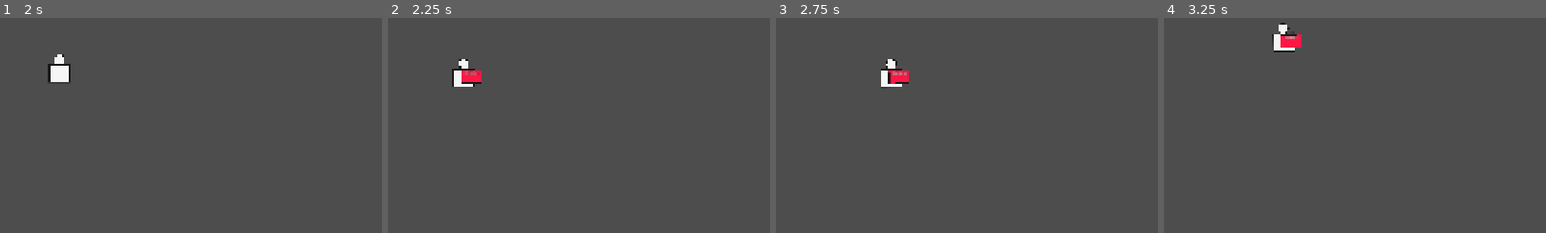
Above: before the commit, frames 1-4 (left to right).
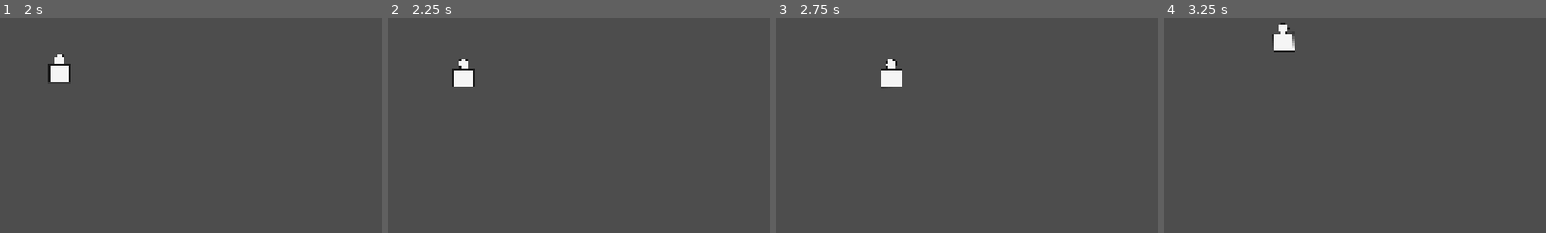
Above: after the commit, the same moments.

Repository: ILoharces/Keish
Game: Godot game, scene res://Scenes/actors/player.tscn
Two runs of this game, one before a commit and one after it. Both use one fixed random seed, a clock stepped at 60 frames per second and the inputs below. This scene is started directly instead of the project's main scene.
Inputs (mouse positions are % of the whole screen's width and height, from its top left):
- Up to frame 1 (2 s): tap Enter (ui_accept) at 0.5 s; move the mouse to (72, 45) at 0.52 s; hold D (move_right) 0.53-1.28 s; click (72, 45) at 0.6 s; tap Tab (trapulator) at 0.77, 1.52 s; move the mouse to (30, 55) at 1.27 s; hold S (move_down) from 1.28 s (still down); tap E (interact) at 1.35 s; click (30, 55) at 1.42 s
- Up to frame 2 (2.25 s): move the mouse to (60, 28) at 2.02 s; release S (move_down) at 2.03 s; hold D (move_right) from 2.03 s (still down); hold R (next_trap) from 2.03 s (still down); click (60, 28) at 2.17 s
- Up to frame 3 (2.75 s): keep holding D (move_right); keep holding R (next_trap)
- Up to frame 4 (3.25 s): move the mouse to (45, 70) at 2.77 s; release D (move_right) at 2.78 s; release R (next_trap) at 2.78 s; hold W (move_up) from 2.78 s (still down); tap Q (place_trap) at 2.85 s; click (45, 70) at 2.92 s; tap Tab (trapulator) at 3.02 s
The pictures show only the part of the screen within x 0-50%, y 0-50%; the shares and areas given below are measured in that part.

Frame 1 is identical in both runs. In frame 2, 0.3% of the frame differs, in the area x 19-25%, y 24-31%; in frame 3, 0.3%, in the area x 29-35%, y 24-31%; in frame 4, 0.3%.
Error after the commit: Parse Error: Cannot find member "TIMED_BOMB" in base "item_db.gd.TrapId". (res://Scripts/world/furniture.gd:162)

Commit message:
Actualizadas referencias de PLAYER y AI a PLAYER 1 y 2

Diff:
--- a/Scenes/actors/player.tscn
+++ b/Scenes/actors/player.tscn
@@ -1,6 +1,6 @@
-[gd_scene load_steps=2 format=3]
+[gd_scene format=3]
 
-[ext_resource type="Script" path="res://Scripts/actors/player.gd" id="1_player"]
+[ext_resource type="Script" uid="uid://b4x76y0amy1qi" path="res://Scripts/actors/player1.gd" id="1_player"]
 
 [node name="Player" type="CharacterBody2D"]
 script = ExtResource("1_player")
--- a/Scripts/actors/ai_spy.gd
+++ b/Scripts/actors/ai_spy.gd
@@ -22,7 +22,7 @@
 
 
 func _ready() -> void:
-	spy_id = ItemDB.SpyId.AI
+	spy_id = ItemDB.SpyId.PLAYER2
 	super._ready()
 	add_to_group("ai_spy")
 	search_finished.connect(_on_search_finished)
--- a/Scripts/actors/player.gd
+++ b/Scripts/actors/player1.gd
@@ -7,8 +7,8 @@
 
 
 func _ready() -> void:
-	if spy_id != ItemDB.SpyId.AI:
-		spy_id = ItemDB.SpyId.PLAYER
+	if spy_id != ItemDB.SpyId.PLAYER2:
+		spy_id = ItemDB.SpyId.PLAYER1
 	super._ready()
 	add_to_group("player")
 
--- a/Scripts/actors/player2.gd
+++ b/Scripts/actors/player2.gd
@@ -10,7 +10,7 @@
 
 
 func get_aim_controller_spy_id() -> int:
-	return ItemDB.SpyId.AI
+	return ItemDB.SpyId.PLAYER2
 
 
 func _get_fire_action() -> String:
--- a/Scripts/autoload/game_state.gd
+++ b/Scripts/autoload/game_state.gd
@@ -75,7 +75,7 @@
 	_cancel_all_respawns()
 	running = true
 	map_overlay_open = false
-	var spy_ids: Array[int] = [ItemDB.SpyId.PLAYER, ItemDB.SpyId.AI]
+	var spy_ids: Array[int] = [ItemDB.SpyId.PLAYER1, ItemDB.SpyId.PLAYER2]
 	var duration: float = match_config.match_duration
 	for spy_id: int in spy_ids:
 		time_left_by_spy[spy_id] = duration
@@ -137,7 +137,7 @@
 func notify_spy_died(victim_id: int, killer_id: int, trap_id: int, weapon_id: StringName) -> void:
 	if not running:
 		return
-	if killer_id == ItemDB.SpyId.PLAYER or killer_id == ItemDB.SpyId.AI:
+	if killer_id == ItemDB.SpyId.PLAYER1 or killer_id == ItemDB.SpyId.PLAYER2:
 		consecutive_deaths_without_kill[killer_id] = 0
 	elimination_trap_id = trap_id
 	elimination_killer_id = killer_id
--- a/Scripts/autoload/item_db.gd
+++ b/Scripts/autoload/item_db.gd
@@ -3,11 +3,11 @@
 # Base de datos estática del juego: items, trampas, contramedidas y muebles.
 # Se accede como singleton (autoload ItemDB).
 
-enum ItemId { SUITCASE, KEY, MONEY, PASSPORT, MICROFILM }
-enum TrapId { BOMB, SPRING, WATER_BUCKET, GUN_STRING, TIMED_BOMB }
-enum CounterId { WIRE_CUTTERS, WRENCH, UMBRELLA, TONGS, GAS_MASK }
+enum ItemId { SUITCASE, KEY, MONEY, PASSPORT}
+enum TrapId { BOMB}
+enum CounterId { WIRE_CUTTERS }
 enum FurnitureKind { PAINTING, BOOKSHELF, ARMCHAIR, DRAWERS, PLANT, LAMP, CLOCK, TABLE, WEAPON_BOX }
-enum SpyId { PLAYER, AI }
+enum SpyId { PLAYER1, PLAYER2 }
 
 const ITEM_COUNT: int = 5
 const TRAP_COUNT: int = 5
@@ -20,10 +20,6 @@
 # Cada trampa se neutraliza con una contramedida concreta segun la guia clasica.
 const TRAP_TO_COUNTER: Dictionary = {
 	TrapId.BOMB: CounterId.WIRE_CUTTERS,
-	TrapId.SPRING: CounterId.WRENCH,
-	TrapId.WATER_BUCKET: CounterId.UMBRELLA,
-	TrapId.GUN_STRING: CounterId.TONGS,
-	TrapId.TIMED_BOMB: CounterId.GAS_MASK,
 }
 
 # Colores placeholder para todos los elementos visuales
@@ -32,7 +28,6 @@
 	ItemId.KEY: Color("#ffeb3b"),
 	ItemId.MONEY: Color("#43a047"),
 	ItemId.PASSPORT: Color("#1565c0"),
-	ItemId.MICROFILM: Color("#c62828"),
 }
 
 const ITEM_NAMES: Dictionary = {
@@ -40,40 +35,23 @@
 	ItemId.KEY: "Llave",
 	ItemId.MONEY: "Dinero",
 	ItemId.PASSPORT: "Pasaporte",
-	ItemId.MICROFILM: "Microfilm",
 }
 
 const TRAP_COLORS: Dictionary = {
 	TrapId.BOMB: Color("#ff1744"),
-	TrapId.SPRING: Color("#eeeeee"),
-	TrapId.WATER_BUCKET: Color("#4fc3f7"),
-	TrapId.GUN_STRING: Color("#9e9e9e"),
-	TrapId.TIMED_BOMB: Color("#ff9100"),
 }
 
 const TRAP_NAMES: Dictionary = {
 	TrapId.BOMB: "Bomba",
-	TrapId.SPRING: "Resorte",
-	TrapId.WATER_BUCKET: "Cubo agua",
-	TrapId.GUN_STRING: "Pistola-cuerda",
-	TrapId.TIMED_BOMB: "Bomba temporizada",
 }
 
 # Etiquetas cortas para el placeholder en mano del jugador.
 const TRAP_HOLD_LABELS: Dictionary = {
 	TrapId.BOMB: "Bomba",
-	TrapId.SPRING: "Resorte",
-	TrapId.WATER_BUCKET: "Cubo",
-	TrapId.GUN_STRING: "P.cuerda",
-	TrapId.TIMED_BOMB: "T-Bomba",
 }
 
 const COUNTER_NAMES: Dictionary = {
 	CounterId.WIRE_CUTTERS: "Cortacables",
-	CounterId.WRENCH: "Llave inglesa",
-	CounterId.UMBRELLA: "Paraguas",
-	CounterId.TONGS: "Pinzas",
-	CounterId.GAS_MASK: "Mascara gas",
 }
 
 const FURNITURE_NAMES: Dictionary = {
@@ -101,8 +79,8 @@
 }
 
 const SPY_COLORS: Dictionary = {
-	SpyId.PLAYER: Color("#f5f5f5"),
-	SpyId.AI: Color("#1a1a1a"),
+	SpyId.PLAYER1: Color("#f5f5f5"),
+	SpyId.PLAYER2: Color("#1a1a1a"),
 }
 
 const COLOR_FLOOR: Color = Color("#9a92ae")
@@ -128,7 +106,6 @@
 		ItemId.KEY,
 		ItemId.MONEY,
 		ItemId.PASSPORT,
-		ItemId.MICROFILM,
 	]
 	return arr
 
@@ -136,10 +113,6 @@
 func get_all_traps() -> Array[int]:
 	var arr: Array[int] = [
 		TrapId.BOMB,
-		TrapId.SPRING,
-		TrapId.WATER_BUCKET,
-		TrapId.GUN_STRING,
-		TrapId.TIMED_BOMB,
 	]
 	return arr
 
@@ -147,10 +120,6 @@
 func get_all_counters() -> Array[int]:
 	var arr: Array[int] = [
 		CounterId.WIRE_CUTTERS,
-		CounterId.WRENCH,
-		CounterId.UMBRELLA,
-		CounterId.TONGS,
-		CounterId.GAS_MASK,
 	]
 	return arr
 
--- a/Scripts/combat/aim_controller.gd
+++ b/Scripts/combat/aim_controller.gd
@@ -30,9 +30,9 @@
 func _init(p_spy_id: int, p_uses_mouse: bool) -> void:
 	spy_id = p_spy_id
 	uses_mouse = p_uses_mouse
-	var player_index: int = 0 if spy_id == ItemDB.SpyId.PLAYER else 1
+	var player_index: int = 0 if spy_id == ItemDB.SpyId.PLAYER1 else 1
 	aim_mode = GameSettings.get_gamepad_aim_mode(player_index) as AimMode
-	if spy_id == ItemDB.SpyId.PLAYER:
+	if spy_id == ItemDB.SpyId.PLAYER1:
 		_aim_left_action = "aim_left"
 		_aim_right_action = "aim_right"
 		_aim_up_action = "aim_up"
@@ -95,7 +95,7 @@
 	if clamped_pos != screen_pos:
 		screen_pos = clamped_pos
 		aim_changed.emit(screen_pos)
-	var player_index: int = 0 if spy_id == ItemDB.SpyId.PLAYER else 1
+	var player_index: int = 0 if spy_id == ItemDB.SpyId.PLAYER1 else 1
 	_gamepad_device = InputBindings.get_gamepad_device_for_player(player_index)
 	if uses_mouse and viewport != null:
 		var next_pos: Vector2 = _clamp_to_bounds(viewport.get_mouse_position(), bounds)
@@ -119,7 +119,7 @@
 		return
 	if not Input.is_action_just_pressed(_aim_mode_toggle_action):
 		return
-	var player_index: int = 0 if spy_id == ItemDB.SpyId.PLAYER else 1
+	var player_index: int = 0 if spy_id == ItemDB.SpyId.PLAYER1 else 1
 	if aim_mode == AimMode.VIRTUAL_CURSOR:
 		aim_mode = AimMode.ORBIT
 		_sync_orbit_dir_from_screen(spy, resolver)
--- a/Scripts/combat/aim_resolver.gd
+++ b/Scripts/combat/aim_resolver.gd
@@ -67,7 +67,7 @@
 	var in_bottom: bool = bottom_rect.has_point(screen_pos)
 	if not in_player and not in_bottom:
 		return result
-	var is_player_attacker: bool = attacker.spy_id == ItemDB.SpyId.PLAYER
+	var is_player_attacker: bool = attacker.spy_id == ItemDB.SpyId.PLAYER1
 	var own_rect: Rect2 = player_rect if is_player_attacker else bottom_rect
 	var opp_rect: Rect2 = bottom_rect if is_player_attacker else player_rect
 	var own_view: SubViewportContainer = _views.player_view if is_player_attacker else _views.ai_view
--- a/Scripts/combat/weapon_executor.gd
+++ b/Scripts/combat/weapon_executor.gd
@@ -139,7 +139,7 @@
 		node = node.get_parent()
 	if mansion == null:
 		return null
-	if attacker.spy_id == ItemDB.SpyId.PLAYER:
+	if attacker.spy_id == ItemDB.SpyId.PLAYER1:
 		return mansion.get_bottom_spy()
 	return mansion.player
 
--- a/Scripts/core/main.gd
+++ b/Scripts/core/main.gd
@@ -129,13 +129,13 @@
 	var p1_uses_mouse: bool = (
 		InputBindings.get_control_mode(0) == InputBindings.PlayerControlMode.KEYBOARD_MOUSE
 	)
-	var p1_controller: AimController = AimController.new(ItemDB.SpyId.PLAYER, p1_uses_mouse)
+	var p1_controller: AimController = AimController.new(ItemDB.SpyId.PLAYER1, p1_uses_mouse)
 	p1_controller.initialize_at(game_views.get_player_view_global_rect().get_center())
-	_aim_controllers[ItemDB.SpyId.PLAYER] = p1_controller
+	_aim_controllers[ItemDB.SpyId.PLAYER1] = p1_controller
 	if bottom_spy != null and bottom_spy != mansion.player:
-		var p2_controller: AimController = AimController.new(ItemDB.SpyId.AI, false)
+		var p2_controller: AimController = AimController.new(ItemDB.SpyId.PLAYER2, false)
 		p2_controller.initialize_at(game_views.get_ai_view_global_rect().get_center())
-		_aim_controllers[ItemDB.SpyId.AI] = p2_controller
+		_aim_controllers[ItemDB.SpyId.PLAYER2] = p2_controller
 	_aim_cursor.setup(_aim_controllers, _aim_resolver)
 	_orbital_laser = OrbitalLaserOverlay.new()
 	game_root.add_child(_orbital_laser)
@@ -179,7 +179,7 @@
 	var controller: AimController = get_aim_controller(controller_key)
 	if controller == null:
 		return
-	var player_index: int = 0 if spy.spy_id == ItemDB.SpyId.PLAYER else 1
+	var player_index: int = 0 if spy.spy_id == ItemDB.SpyId.PLAYER1 else 1
 	controller.sync_aim_mode_from_settings(player_index)
 
 
@@ -222,8 +222,8 @@
 
 func _aim_controller_key_for_spy(spy: SpyBase) -> int:
 	if mansion != null and spy == mansion.player:
-		return ItemDB.SpyId.PLAYER
-	return ItemDB.SpyId.AI
+		return ItemDB.SpyId.PLAYER1
+	return ItemDB.SpyId.PLAYER2
 
 
 func _on_spy_weapon_changed(weapon_id: StringName, spy: SpyBase, controller_key: int) -> void:
@@ -235,7 +235,7 @@
 func snap_orbital_aim(controller_key: int) -> void:
 	var controller: AimController = _aim_controllers.get(controller_key) as AimController
 	if controller != null:
-		var player_index: int = 0 if controller_key == ItemDB.SpyId.PLAYER else 1
+		var player_index: int = 0 if controller_key == ItemDB.SpyId.PLAYER1 else 1
 		if InputBindings.get_control_mode(player_index) == InputBindings.PlayerControlMode.GAMEPAD:
 			controller.enter_orbital_virtual_cursor()
 
@@ -264,10 +264,10 @@
 	if _aim_resolver == null or mansion == null:
 		return
 	if mansion.player != null:
-		_snap_aim_to_spy_center(mansion.player, ItemDB.SpyId.PLAYER, move_os_cursor)
+		_snap_aim_to_spy_center(mansion.player, ItemDB.SpyId.PLAYER1, move_os_cursor)
 	var bottom_spy: SpyBase = mansion.get_bottom_spy()
 	if bottom_spy != null and bottom_spy != mansion.player:
-		_snap_aim_to_spy_center(bottom_spy, ItemDB.SpyId.AI, move_os_cursor)
+		_snap_aim_to_spy_center(bottom_spy, ItemDB.SpyId.PLAYER2, move_os_cursor)
 
 
 func _snap_aim_to_room_center(spy: SpyBase, controller_key: int) -> void:
@@ -286,7 +286,7 @@
 	if screen_pos == Vector2.ZERO:
 		var view_rect: Rect2 = (
 			game_views.get_player_view_global_rect()
-			if controller_key == ItemDB.SpyId.PLAYER
+			if controller_key == ItemDB.SpyId.PLAYER1
 			else game_views.get_ai_view_global_rect()
 		)
 		if view_rect.size == Vector2.ZERO:
--- a/Scripts/ui/aim_cursor.gd
+++ b/Scripts/ui/aim_cursor.gd
@@ -13,10 +13,10 @@
 func _ready() -> void:
 	layer = 15
 	_player_dot = AimCursorDot.new()
-	_player_dot.base_color = ItemDB.SPY_COLORS[ItemDB.SpyId.PLAYER] as Color
+	_player_dot.base_color = ItemDB.SPY_COLORS[ItemDB.SpyId.PLAYER1] as Color
 	_player_dot.detail_color = COLOR_DETAIL
 	_bottom_dot = AimCursorDot.new()
-	_bottom_dot.base_color = ItemDB.SPY_COLORS[ItemDB.SpyId.AI] as Color
+	_bottom_dot.base_color = ItemDB.SPY_COLORS[ItemDB.SpyId.PLAYER2] as Color
 	_bottom_dot.detail_color = COLOR_DETAIL
 	_player_orbital = OrbitalTargetRing.new()
 	_bottom_orbital = OrbitalTargetRing.new()
@@ -34,10 +34,10 @@
 	var main: Main = _find_main()
 	if main == null or main.mansion == null:
 		return
-	_update_cursor(_player_dot, _player_orbital, main.mansion.player, ItemDB.SpyId.PLAYER, main)
+	_update_cursor(_player_dot, _player_orbital, main.mansion.player, ItemDB.SpyId.PLAYER1, main)
 	var bottom_spy: SpyBase = main.mansion.get_bottom_spy()
 	if bottom_spy != null:
-		_update_cursor(_bottom_dot, _bottom_orbital, bottom_spy, ItemDB.SpyId.AI, main)
+		_update_cursor(_bottom_dot, _bottom_orbital, bottom_spy, ItemDB.SpyId.PLAYER2, main)
 
 
 func _update_cursor(
--- a/Scripts/ui/game_over.gd
+++ b/Scripts/ui/game_over.gd
@@ -94,11 +94,11 @@
 
 
 func _legacy_end_copy(winner_id: int) -> Dictionary:
-	if winner_id == ItemDB.SpyId.PLAYER:
+	if winner_id == ItemDB.SpyId.PLAYER1:
 		if GameState.use_ai:
 			return {"title": "VICTORIA", "subtitle": "Has ganado la partida"}
 		return {"title": "BLANCO GANA", "subtitle": ""}
-	if winner_id == ItemDB.SpyId.AI:
+	if winner_id == ItemDB.SpyId.PLAYER2:
 		if GameState.use_ai:
 			return {"title": "DERROTA", "subtitle": "Has perdido la partida"}
 		return {"title": "NEGRO GANA", "subtitle": ""}
@@ -106,18 +106,18 @@
 
 
 func _spy_label(spy_id: int) -> String:
-	if spy_id == ItemDB.SpyId.PLAYER:
+	if spy_id == ItemDB.SpyId.PLAYER1:
 		return "BLANCO"
-	if spy_id == ItemDB.SpyId.AI:
+	if spy_id == ItemDB.SpyId.PLAYER2:
 		return "NEGRO" if not GameState.use_ai else "IA"
 	return "???"
 
 
 func _loser_id(winner_id: int) -> int:
-	if winner_id == ItemDB.SpyId.PLAYER:
-		return ItemDB.SpyId.AI
-	if winner_id == ItemDB.SpyId.AI:
-		return ItemDB.SpyId.PLAYER
+	if winner_id == ItemDB.SpyId.PLAYER1:
+		return ItemDB.SpyId.PLAYER2
+	if winner_id == ItemDB.SpyId.PLAYER2:
+		return ItemDB.SpyId.PLAYER1
 	return GameState.WINNER_NONE
 
 
--- a/Scripts/ui/game_views_panel.gd
+++ b/Scripts/ui/game_views_panel.gd
@@ -344,9 +344,9 @@
 
 
 func _view_for_spy(spy_id: int) -> SubViewportContainer:
-	if spy_id == ItemDB.SpyId.PLAYER:
+	if spy_id == ItemDB.SpyId.PLAYER1:
 		return player_view
-	if spy_id == ItemDB.SpyId.AI:
+	if spy_id == ItemDB.SpyId.PLAYER2:
 		return ai_view
 	return null
 
--- a/Scripts/ui/hud.gd
+++ b/Scripts/ui/hud.gd
@@ -26,8 +26,8 @@
 	GameState.suitcase_dropped.connect(_on_suitcase_state_changed)
 	GameState.suitcase_recovered.connect(_on_suitcase_recovered)
 	GameState.suitcase_stolen.connect(_on_suitcase_stolen)
-	_on_time_changed(ItemDB.SpyId.PLAYER, GameState.get_time_left(ItemDB.SpyId.PLAYER))
-	_on_time_changed(ItemDB.SpyId.AI, GameState.get_time_left(ItemDB.SpyId.AI))
+	_on_time_changed(ItemDB.SpyId.PLAYER1, GameState.get_time_left(ItemDB.SpyId.PLAYER1))
+	_on_time_changed(ItemDB.SpyId.PLAYER2, GameState.get_time_left(ItemDB.SpyId.PLAYER2))
 	player_panel.update_inventory()
 	ai_panel.update_inventory()
 	relayout_for_display()
@@ -87,12 +87,12 @@
 func _build_ui() -> void:
 	player_panel = SpyHudPanel.new()
 	player_panel.name = "PlayerStats"
-	player_panel.setup(ItemDB.SpyId.PLAYER, true)
+	player_panel.setup(ItemDB.SpyId.PLAYER1, true)
 	player_panel.mouse_filter = Control.MOUSE_FILTER_IGNORE
 	add_child(player_panel)
 	ai_panel = SpyHudPanel.new()
 	ai_panel.name = "AiStats"
-	ai_panel.setup(ItemDB.SpyId.AI, false)
+	ai_panel.setup(ItemDB.SpyId.PLAYER2, false)
 	ai_panel.mouse_filter = Control.MOUSE_FILTER_IGNORE
 	add_child(ai_panel)
 	message_label = Label.new()
@@ -125,21 +125,21 @@
 	var minutes: int = int(clamped) / 60
 	var seconds: int = int(clamped) % 60
 	var text: String = "%02d:%02d" % [minutes, seconds]
-	if spy_id == ItemDB.SpyId.PLAYER:
+	if spy_id == ItemDB.SpyId.PLAYER1:
 		player_panel.set_time_text(text, NesUiTheme.timer_color(clamped))
-	elif spy_id == ItemDB.SpyId.AI:
+	elif spy_id == ItemDB.SpyId.PLAYER2:
 		ai_panel.set_time_text(text, NesUiTheme.timer_color(clamped))
 
 
 func _on_inventory_changed(spy_id: int) -> void:
-	if spy_id == ItemDB.SpyId.PLAYER:
+	if spy_id == ItemDB.SpyId.PLAYER1:
 		player_panel.update_inventory()
 	else:
 		ai_panel.update_inventory()
 
 
 func _on_weapons_changed(spy_id: int) -> void:
-	if spy_id == ItemDB.SpyId.PLAYER:
+	if spy_id == ItemDB.SpyId.PLAYER1:
 		player_panel.update_ammo(bound_player, _get_equipped_weapon_id(bound_player))
 	else:
 		ai_panel.update_ammo(bound_opponent, _get_equipped_weapon_id(bound_opponent))
@@ -182,40 +182,40 @@
 			return {"message": "ELIMINADO!"}
 		GameState.MatchEndReason.TIMEOUT:
 			return {"message": "TIME UP!"}
-	if winner_id == ItemDB.SpyId.PLAYER:
+	if winner_id == ItemDB.SpyId.PLAYER1:
 		return {"message": "YOU WIN!" if GameState.use_ai else "BLANCO WINS!"}
-	if winner_id == ItemDB.SpyId.AI:
+	if winner_id == ItemDB.SpyId.PLAYER2:
 		return {"message": "YOU LOSE!" if GameState.use_ai else "NEGRO WINS!"}
 	return {"message": "GAME OVER"}
 
 
 func _spy_flash_label(spy_id: int) -> String:
-	if spy_id == ItemDB.SpyId.PLAYER:
+	if spy_id == ItemDB.SpyId.PLAYER1:
 		return "BLANCO" if not GameState.use_ai else "YOU"
-	if spy_id == ItemDB.SpyId.AI:
+	if spy_id == ItemDB.SpyId.PLAYER2:
 		return "NEGRO" if not GameState.use_ai else "BLACK SPY"
 	return "???"
 
 
 func _on_exit_reached(spy_id: int) -> void:
-	if spy_id == ItemDB.SpyId.PLAYER:
+	if spy_id == ItemDB.SpyId.PLAYER1:
 		flash_message("Need all 5 items to escape")
 
 
 func _on_item_blocked(spy_id: int) -> void:
-	if spy_id == ItemDB.SpyId.PLAYER:
+	if spy_id == ItemDB.SpyId.PLAYER1:
 		flash_message("Need suitcase first")
 
 
 func _on_suitcase_state_changed(spy_id: int) -> void:
 	_on_inventory_changed(spy_id)
-	if spy_id == ItemDB.SpyId.PLAYER:
+	if spy_id == ItemDB.SpyId.PLAYER1:
 		flash_message("Suelta lo que llevabas — recoge con E")
 
 
 func _on_suitcase_recovered(spy_id: int) -> void:
 	_on_inventory_changed(spy_id)
-	if spy_id == ItemDB.SpyId.PLAYER:
+	if spy_id == ItemDB.SpyId.PLAYER1:
 		player_panel.blink_inventory()
 		flash_message("Maletin recuperado — todo el botin a salvo")
 
@@ -223,9 +223,9 @@
 func _on_suitcase_stolen(thief_id: int, victim_id: int) -> void:
 	_on_inventory_changed(thief_id)
 	_on_inventory_changed(victim_id)
-	if thief_id == ItemDB.SpyId.PLAYER:
+	if thief_id == ItemDB.SpyId.PLAYER1:
 		flash_message("Has robado el maletin enemigo")
-	elif victim_id == ItemDB.SpyId.PLAYER:
+	elif victim_id == ItemDB.SpyId.PLAYER1:
 		flash_message("Te han robado el maletin")
 
 
--- a/Scripts/ui/map_editor.gd
+++ b/Scripts/ui/map_editor.gd
@@ -15,8 +15,8 @@
 const MODES: Array[MapEditorGrid.PlaceMode] = [
 	MapEditorGrid.PlaceMode.BUILD,
 	MapEditorGrid.PlaceMode.EXIT,
-	MapEditorGrid.PlaceMode.PLAYER,
-	MapEditorGrid.PlaceMode.AI,
+	MapEditorGrid.PlaceMode.PLAYER1,
+	MapEditorGrid.PlaceMode.PLAYER2,
 ]
 
 const MODE_LABELS: Array[String] = ["Habitaciones", "Salida", "Jugador 1", "Jugador 2"]
@@ -373,8 +373,8 @@
 	var mode: MapEditorGrid.PlaceMode = MODES[_mode_index]
 	_build_button.set_pressed_no_signal(mode == MapEditorGrid.PlaceMode.BUILD)
 	_exit_button.set_pressed_no_signal(mode == MapEditorGrid.PlaceMode.EXIT)
-	_player_button.set_pressed_no_signal(mode == MapEditorGrid.PlaceMode.PLAYER)
-	_ai_button.set_pressed_no_signal(mode == MapEditorGrid.PlaceMode.AI)
+	_player_button.set_pressed_no_signal(mode == MapEditorGrid.PlaceMode.PLAYER1)
+	_ai_button.set_pressed_no_signal(mode == MapEditorGrid.PlaceMode.PLAYER2)
 	for button: Button in [_build_button, _exit_button, _player_button, _ai_button]:
 		NesUiTheme.refresh_toggle_button(button)
 
@@ -399,14 +399,14 @@
 
 func _on_player_mode_toggled(pressed: bool) -> void:
 	if pressed:
-		_set_mode_index(MODES.find(MapEditorGrid.PlaceMode.PLAYER))
+		_set_mode_index(MODES.find(MapEditorGrid.PlaceMode.PLAYER1))
 	else:
 		_set_mode_index(0)
 
 
 func _on_ai_mode_toggled(pressed: bool) -> void:
 	if pressed:
-		_set_mode_index(MODES.find(MapEditorGrid.PlaceMode.AI))
+		_set_mode_index(MODES.find(MapEditorGrid.PlaceMode.PLAYER2))
 	else:
 		_set_mode_index(0)
 
--- a/Scripts/ui/map_editor_grid.gd
+++ b/Scripts/ui/map_editor_grid.gd
@@ -3,7 +3,7 @@
 
 # Rejilla del editor: habitaciones, puertas compartidas, puerta de salida y marcadores de spawn.
 
-enum PlaceMode { BUILD, EXIT, PLAYER, AI }
+enum PlaceMode { BUILD, EXIT, PLAYER1, PLAYER2 }
 
 signal room_toggled(cell: Vector2i, has_room: bool)
 signal door_toggled(cell: Vector2i, direction: String, has_door: bool)
--- a/Scripts/ui/map_editor_grid_input.gd
+++ b/Scripts/ui/map_editor_grid_input.gd
@@ -12,10 +12,10 @@
 			_handle_exit_action(grid, gp, edge_dir)
 		MapEditorGrid.PlaceMode.BUILD:
 			_handle_build_action(grid, gp, edge_dir)
-		MapEditorGrid.PlaceMode.PLAYER:
+		MapEditorGrid.PlaceMode.PLAYER1:
 			if grid.has_room(gp):
 				grid.set_player_spawn(gp)
-		MapEditorGrid.PlaceMode.AI:
+		MapEditorGrid.PlaceMode.PLAYER2:
 			if grid.has_room(gp):
 				grid.set_ai_spawn(gp)
 
@@ -41,10 +41,10 @@
 		return
 	var gp: Vector2i = Vector2i(col, row)
 	match grid.place_mode:
-		MapEditorGrid.PlaceMode.PLAYER:
+		MapEditorGrid.PlaceMode.PLAYER1:
 			if grid.has_room(gp):
 				grid.set_player_spawn(gp)
-		MapEditorGrid.PlaceMode.AI:
+		MapEditorGrid.PlaceMode.PLAYER2:
 			if grid.has_room(gp):
 				grid.set_ai_spawn(gp)
 		_:
Renamed: Scripts/actors/player.gd.uid -> Scripts/actors/player1.gd.uid
Not shown, changed: .cursor/skills/kage-game-systems/SKILL.md
Not shown, changed: .cursor/skills/kage-game-systems/reference.md
